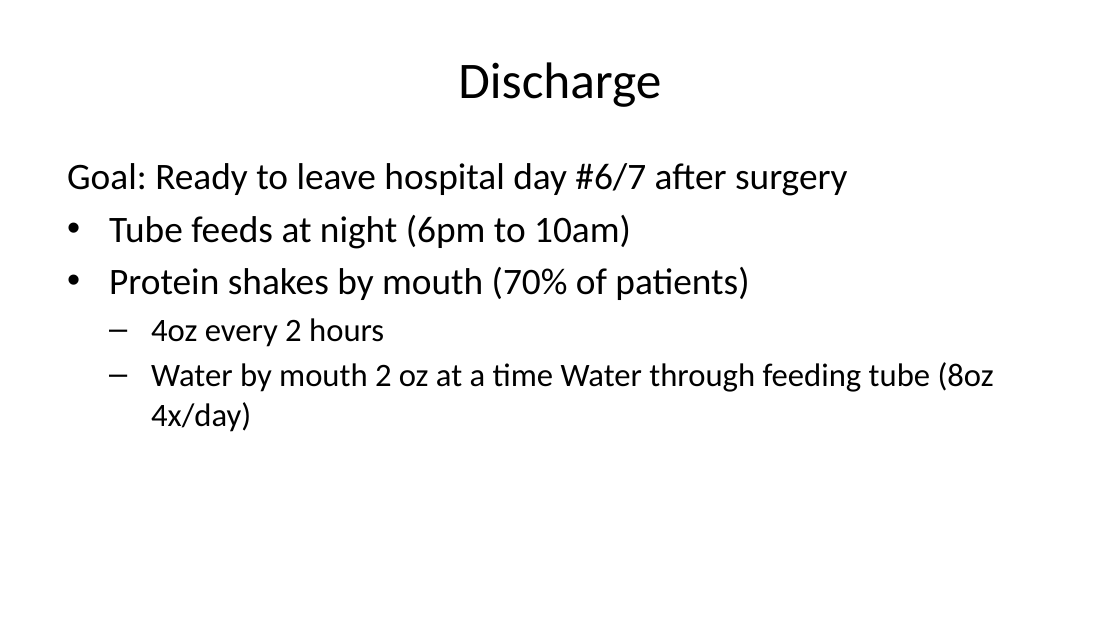
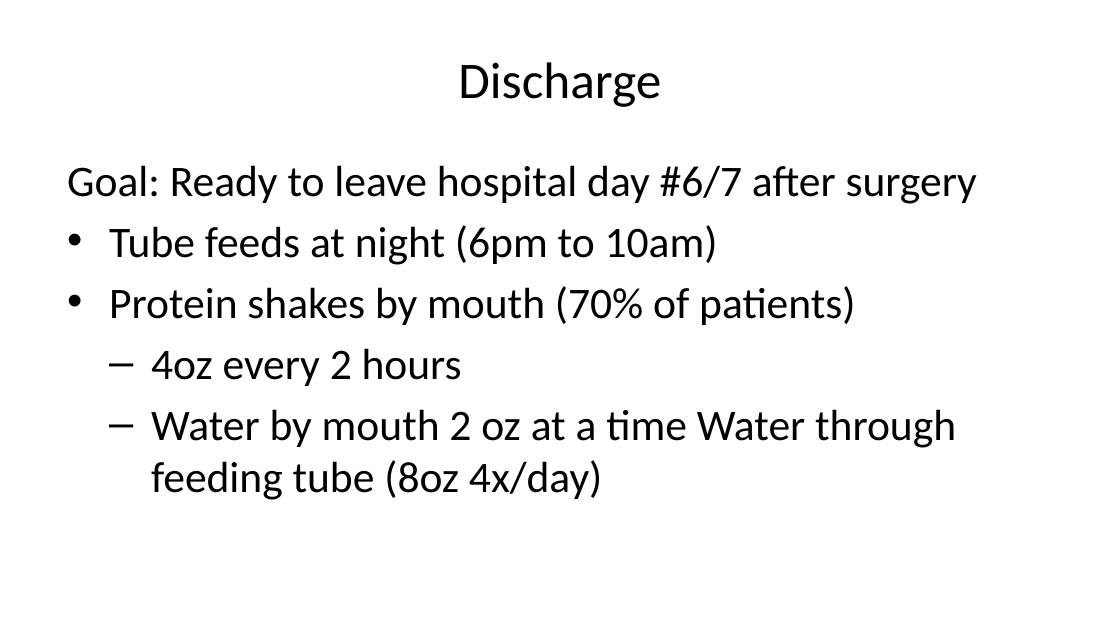
Before and after one commit to jcsalo/patient_education, a slide deck: slide 30 of lci_surgery.pptx. Drawn at 1120x630 pixels with LibreOffice and Linux fonts; fonts in the diff are those of the drawing. Boxes give left, top, right and bottom in pixels: in the first picture for what was removed or moved away, otherwise in the second. Text is boxed around its words. In the diff, an @@ line names an element or a change of style, - is before the commit and + after.

```diff
--- a/lci_surgery.pptx
+++ b/lci_surgery.pptx
@@ text "Goal: Ready to leave hospital ..." at bbox=[67, 165, 977, 500]: size 24 to 28 pt in "Goal: Ready to leave hospital day #6/7 ...", "Tube feeds at night (6pm to 10am)", "Protein shakes by mouth (70% of patients)"; size 21 to 28 pt in "4oz every 2 hours", "Water by mouth 2 oz at a ..."; more space between paragraphs @@
```
Also in this commit, not shown: 26 other slides changed, 45 other files.
